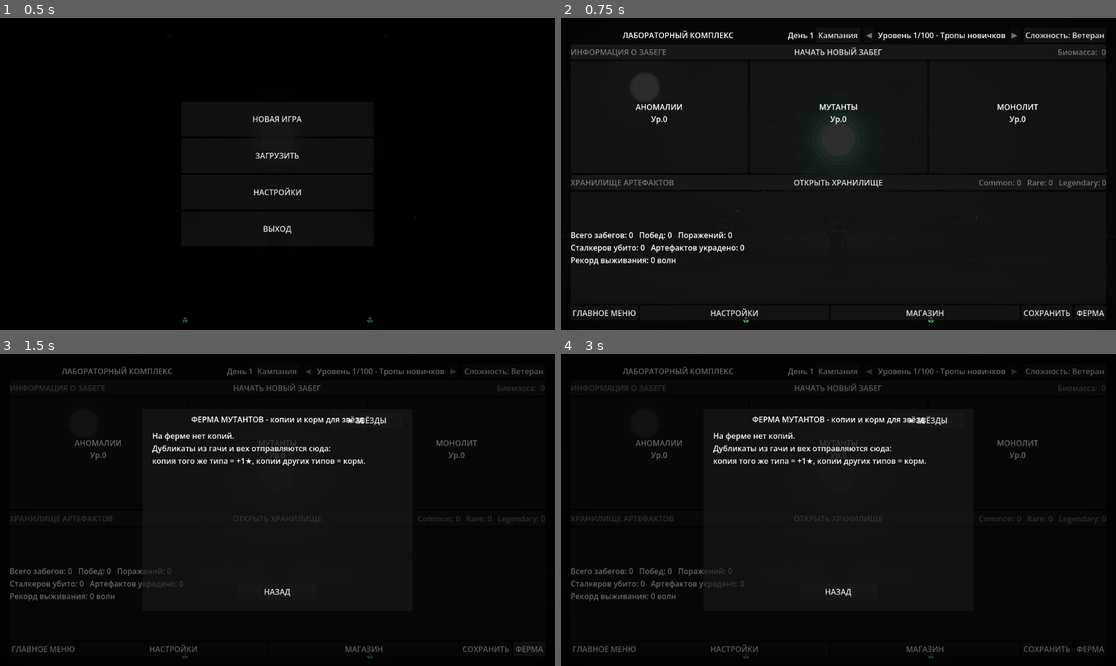
Above: before the commit, frames 1-4 (two rows, left to right).
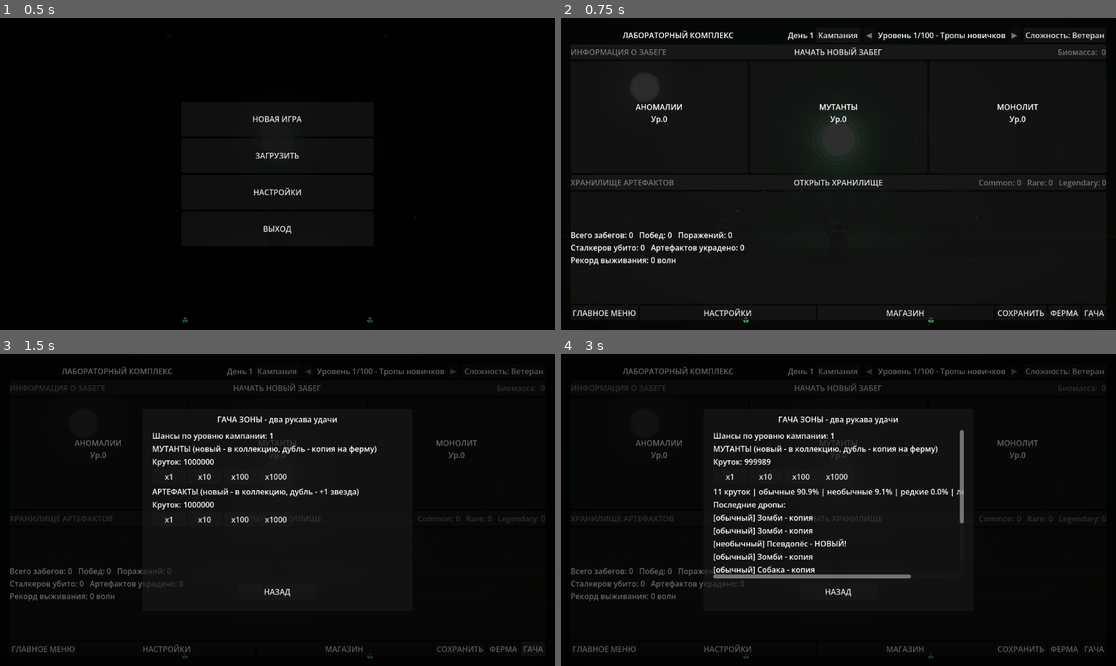
Above: after the commit, the same moments.

Repository: MisStiCc/StalkerRevert
Game: Godot game, scene res://scenes/ui/main_menu.tscn
Two runs of this game, one before a commit and one after it. Both use one fixed random seed, a clock stepped at 60 frames per second and the inputs below.
Inputs (mouse positions are in pixels of both pictures, inside the frame that each line leads up to):
- Up to frame 1 (0.5 s): no input
- Up to frame 2 (0.75 s): click "НОВАЯ ИГРА" at 0.5 s
- Up to frame 3 (1.5 s): click (532, 650) at 1.25 s, where only the run after the commit has a clickable "ГАЧА"
- Up to frame 4 (3 s): click (727, 475) at 2 s, where only the run after the commit has a clickable "x1"; click (766, 475) at 2.75 s, where only the run after the commit has a clickable "x10"

Frame 1 is identical in both runs. In frame 2, 0.5% of the frame differs, in the area x 25-98%, y 93-96%; in frame 3, 2.8%; in frame 4, 4.5%, in the area x 25-97%, y 19-96%.

Commit message:
feat: панель ГАЧА в лаборатории - по миллиону круток в обоих рукавах (dev-грант), спины x1/x10/x100/x1000, живая статистика шансов по редкостям; фикс: необычный тир мутантов не выпадал из гачи (roll_rarity без uncommon), доли uncommon артефактов уходят редким

Diff:
--- a/core/game_manager.gd
+++ b/core/game_manager.gd
@@ -126,6 +126,64 @@
 	print("Ферма: копия %s -> звезда %d/%d★" % [mutant_type, stars + 1, LabData.MAX_STARS])
 	save_to_active_slot()
 	return "ЗВЕЗДА! %s теперь %d/%d★" % [GachaData.display_name(mutant_type), stars + 1, LabData.MAX_STARS]
+
+
+# ==================== ГАЧА: КРУТКИ ====================
+
+## Батч-крутка гачи мутантов: новый -> коллекция, дубль -> копия на ферму.
+## Возвращает список {type, rarity, status}, status: new/dup
+func spin_mutant_gacha(times: int) -> Array:
+	var results: Array = []
+	if times <= 0 or not current_save_data or not current_save_data.lab_data:
+		return results
+	var lab = current_save_data.lab_data
+	times = mini(times, int(lab.gacha_rolls_mutants))
+	if times <= 0:
+		print("Гача: крутки мутантов закончились")
+		return results
+	var level := get_campaign_level()
+	for i in range(times):
+		var roll: Dictionary = GachaData.roll_mutant_gacha(level)
+		if lab.unlocked_mutants.has(roll["type"]):
+			lab.add_farm_copy(roll["type"])
+			roll["status"] = "dup"
+		else:
+			lab.unlocked_mutants.append(roll["type"])
+			roll["status"] = "new"
+		results.append(roll)
+	lab.gacha_rolls_mutants -= times
+	print("Гача мутантов: %d круток (ур. %d), осталось %d" % [times, level, lab.gacha_rolls_mutants])
+	save_to_active_slot()
+	return results
+
+
+## Батч-крутка гачи артефактов: новый -> коллекция, дубль -> +1 звезда.
+## status: new/star/dup_max
+func spin_artifact_gacha(times: int) -> Array:
+	var results: Array = []
+	if times <= 0 or not current_save_data or not current_save_data.lab_data:
+		return results
+	var lab = current_save_data.lab_data
+	times = mini(times, int(lab.gacha_rolls_artifacts))
+	if times <= 0:
+		print("Гача: крутки артефактов закончились")
+		return results
+	var level := get_campaign_level()
+	for i in range(times):
+		var roll: Dictionary = GachaData.roll_artifact_gacha(level)
+		if lab.won_artifacts.has(roll["type"]):
+			if lab.add_artifact_star(roll["type"]):
+				roll["status"] = "star"
+			else:
+				roll["status"] = "dup_max"
+		else:
+			lab.won_artifacts.append(roll["type"])
+			roll["status"] = "new"
+		results.append(roll)
+	lab.gacha_rolls_artifacts -= times
+	print("Гача артефактов: %d круток (ур. %d), осталось %d" % [times, level, lab.gacha_rolls_artifacts])
+	save_to_active_slot()
+	return results
 
 
 ## Скормить копию ДРУГОГО типа как корм: очки по редкости корма,
--- a/core/localization.gd
+++ b/core/localization.gd
@@ -117,6 +117,22 @@
 	"hud.reward_note": {"ru": "🎁 НАГРАДА: {text}", "en": "🎁 REWARD: {text}"},
 	"reward.gacha_mutant": {"ru": "Мутант: {name}", "en": "Mutant: {name}"},
 	"reward.gacha_artifact": {"ru": "Артефакт: {name}", "en": "Artifact: {name}"},
+	"gacha.title": {"ru": "ГАЧА ЗОНЫ - два рукава удачи", "en": "ZONE GACHA - two arms of luck"},
+	"gacha.rolls": {"ru": "Круток: {n}", "en": "Rolls: {n}"},
+	"gacha.mutants_header": {"ru": "МУТАНТЫ (новый - в коллекцию, дубль - копия на ферму)", "en": "MUTANTS (new - to collection, dup - farm copy)"},
+	"gacha.artifacts_header": {"ru": "АРТЕФАКТЫ (новый - в коллекцию, дубль - +1 звезда)", "en": "ARTIFACTS (new - to collection, dup - +1 star)"},
+	"gacha.level_used": {"ru": "Шансы по уровню кампании: {n}", "en": "Odds by campaign level: {n}"},
+	"gacha.stats": {"ru": "{n} круток | обычные {cp}% | необычные {up}% | редкие {rp}% | легендарки {lp}%", "en": "{n} rolls | common {cp}% | uncommon {up}% | rare {rp}% | legendary {lp}%"},
+	"gacha.stats_short": {"ru": "{n} круток | обычные {cp}% | редкие {rp}% | легендарки {lp}%", "en": "{n} rolls | common {cp}% | rare {rp}% | legendary {lp}%"},
+	"gacha.last_drops": {"ru": "Последние дропы:", "en": "Latest drops:"},
+	"gacha.no_rolls": {"ru": "Крутки закончились!", "en": "Out of rolls!"},
+	"rarity.common": {"ru": "обычный", "en": "common"},
+	"rarity.uncommon": {"ru": "необычный", "en": "uncommon"},
+	"rarity.rare": {"ru": "РЕДКИЙ", "en": "RARE"},
+	"rarity.legendary": {"ru": "ЛЕГЕНДАРНЫЙ", "en": "LEGENDARY"},
+	"gacha.new_mark": {"ru": "НОВЫЙ!", "en": "NEW!"},
+	"gacha.dup_mark": {"ru": "копия", "en": "copy"},
+	"gacha.star_mark": {"ru": "+1★", "en": "+1★"},
 	"result.artifacts": {"ru": "Собрано артефактов:", "en": "Artifacts collected:"},
 	"result.gacha_header": {"ru": "НАГРАДЫ ЗАБЕГА:", "en": "RUN REWARDS:"},
 	"hud.event_incoming": {"ru": "⚠ СОБЫТИЕ: {title}", "en": "⚠ EVENT: {title}"},
--- a/data/gacha_data.gd
+++ b/data/gacha_data.gd
@@ -188,12 +188,15 @@
 
 
 static func rarity_weights(level: int) -> Dictionary:
-	# Легендарки: ~4% на старте, до 10% к концу кампании
+	# Легендарки: ~4% на старте, до 12% к концу кампании.
+	# Необычный тир обязателен - без него снорк/псевдопёс/полтергейст
+	# не выпадают из гачи вовсе (баг, найденный прогоном 10000 круток)
 	var legendary := minf(4.0 + float(level) * 0.06, 12.0)
-	var rare := 20.0 + float(level) * 0.1
-	if rare > 35.0: rare = 35.0
+	var rare := minf(20.0 + float(level) * 0.1, 35.0)
+	var uncommon := minf(15.0 + float(level) * 0.1, 25.0)
 	return {
-		"common": 100.0 - legendary - rare,
+		"common": 100.0 - legendary - rare - uncommon,
+		"uncommon": uncommon,
 		"rare": rare,
 		"legendary": legendary,
 	}
@@ -213,7 +216,10 @@
 
 static func roll_rarity(level: int) -> String:
 	var w := rarity_weights(level)
-	return _pick_weighted([["common", w["common"]], ["rare", w["rare"]], ["legendary", w["legendary"]]])
+	var pool := []
+	for key in w:
+		pool.append([key, w[key]])
+	return _pick_weighted(pool)
 
 
 static func roll_mutant_gacha(level: int) -> Dictionary:
@@ -229,7 +235,9 @@
 
 
 static func roll_artifact_gacha(level: int) -> Dictionary:
-	var rarity := roll_rarity(level)
+	var w := rarity_weights(level)
+	# У артефактов нет необычного тира: его доля уходит редким
+	var rarity := _pick_weighted([["common", w["common"]], ["rare", w["rare"] + w["uncommon"]], ["legendary", w["legendary"]]])
 	var types: Array = ARTIFACT_POOL[rarity]
 	var type: String = types[randi() % types.size()]
 	var bonus: Array = ARTIFACT_BONUS[rarity]
--- a/data/lab_data.gd
+++ b/data/lab_data.gd
@@ -48,6 +48,11 @@
 
 # Накопленные очки корма к следующей звезде (тип -> очки)
 @export var mutant_star_progress: Dictionary = {}
+
+# КРУТКИ ГАЧИ. DEV: по запросу игрока выдан миллион на обе гачи для
+# просмотра шансов - для релиза вернуть 0.
+@export var gacha_rolls_mutants: int = 1000000
+@export var gacha_rolls_artifacts: int = 1000000
 
 # Хранилище артефактов
 @export var artifacts_common: Array[Dictionary] = []
--- a/ui/lab/lab_controller.gd
+++ b/ui/lab/lab_controller.gd
@@ -77,6 +77,7 @@
 	_refresh_campaign_ui()
 	_build_star_ui()
 	_build_farm_ui()
+	_build_gacha_ui()
 	_build_language_button()
 	Loc.changed.connect(_apply_static_texts)
 	_show_last_run_result()
@@ -1030,3 +1031,199 @@
 func _on_language_pressed():
 	_play_click_sound()
 	Loc.toggle()
+
+
+# ==================== ГАЧА ====================
+
+var gacha_panel: Control
+var gacha_list: VBoxContainer
+# Сессионная статистика шансов: [всего, common, uncommon, rare, legendary]
+var _mutant_spin_stats: Array = [0, 0, 0, 0, 0]
+var _artifact_spin_stats: Array = [0, 0, 0, 0, 0]
+# Последние дропы для показа
+var _mutant_last_drops: Array[String] = []
+var _artifact_last_drops: Array[String] = []
+
+
+func _build_gacha_ui():
+	"""Кнопка ГАЧА в нижнем ряду + панель круток со статистикой шансов"""
+	var bottom: HBoxContainer = get_node_or_null("VBox/BottomButtons")
+	if bottom:
+		var gacha_btn := Button.new()
+		gacha_btn.name = "GachaButton"
+		gacha_btn.text = "ГАЧА"
+		gacha_btn.pressed.connect(_on_gacha_pressed)
+		gacha_btn.mouse_entered.connect(_play_hover_sound)
+		bottom.add_child(gacha_btn)
+
+	gacha_panel = Control.new()
+	gacha_panel.name = "GachaPanel"
+	gacha_panel.set_anchors_preset(Control.PRESET_FULL_RECT)
+	gacha_panel.mouse_filter = Control.MOUSE_FILTER_STOP
+	gacha_panel.visible = false
+	add_child(gacha_panel)
+
+	var shade := ColorRect.new()
+	shade.set_anchors_preset(Control.PRESET_FULL_RECT)
+	shade.color = Color(0, 0, 0, 0.6)
+	gacha_panel.add_child(shade)
+
+	var panel := Panel.new()
+	panel.anchor_left = 0.5
+	panel.anchor_top = 0.5
+	panel.anchor_right = 0.5
+	panel.anchor_bottom = 0.5
+	panel.offset_left = -280.0
+	panel.offset_top = -210.0
+	panel.offset_right = 280.0
+	panel.offset_bottom = 210.0
+	gacha_panel.add_child(panel)
+
+	var title := Label.new()
+	title.text = Loc.t("gacha.title")
+	title.position = Vector2(0, 10)
+	title.size = Vector2(560, 25)
+	title.horizontal_alignment = HORIZONTAL_ALIGNMENT_CENTER
+	panel.add_child(title)
+
+	var scroll := ScrollContainer.new()
+	scroll.position = Vector2(20, 44)
+	scroll.size = Vector2(520, 308)
+	panel.add_child(scroll)
+
+	gacha_list = VBoxContainer.new()
+	gacha_list.size_flags_horizontal = Control.SIZE_EXPAND_FILL
+	gacha_list.add_theme_constant_override("separation", 4)
+	scroll.add_child(gacha_list)
+
+	var close_btn := Button.new()
+	close_btn.text = Loc.t("lab.back")
+	close_btn.position = Vector2(200, 362)
+	close_btn.size = Vector2(160, 35)
+	close_btn.pressed.connect(_on_gacha_close_pressed)
+	close_btn.mouse_entered.connect(_play_hover_sound)
+	panel.add_child(close_btn)
+
+
+func _on_gacha_pressed():
+	_play_click_sound()
+	shop_panel.visible = false
+	farm_panel.visible = false
+	star_panel.visible = false
+	gacha_panel.visible = true
+	_rebuild_gacha_panel()
+
+
+func _on_gacha_close_pressed():
+	_play_click_sound()
+	gacha_panel.visible = false
+
+
+func _gacha_spin_buttons(kind: String) -> Control:
+	"""Ряд кнопок круток x1/x10/x100/x1000"""
+	var row := HBoxContainer.new()
+	for times in [1, 10, 100, 1000]:
+		var btn := Button.new()
+		btn.text = "x%d" % times
+		btn.custom_minimum_size = Vector2(70, 30)
+		btn.pressed.connect(_on_gacha_spin.bind(kind, times))
+		btn.mouse_entered.connect(_play_hover_sound)
+		row.add_child(btn)
+	return row
+
+
+func _on_gacha_spin(kind: String, times: int):
+	_play_click_sound()
+	var results: Array = []
+	if kind == "mutants":
+		results = game_manager.spin_mutant_gacha(times)
+		for r in results:
+			_mutant_spin_stats[0] += 1
+			var idx: int = {"common": 1, "uncommon": 2, "rare": 3, "legendary": 4}.get(str(r.get("rarity")), 1)
+			_mutant_spin_stats[idx] += 1
+			_mutant_last_drops.push_front(_format_drop(r))
+			while _mutant_last_drops.size() > 8:
+				_mutant_last_drops.pop_back()
+	else:
+		results = game_manager.spin_artifact_gacha(times)
+		for r in results:
+			_artifact_spin_stats[0] += 1
+			var idx: int = {"common": 1, "uncommon": 2, "rare": 3, "legendary": 4}.get(str(r.get("rarity")), 1)
+			_artifact_spin_stats[idx] += 1
+			_artifact_last_drops.push_front(_format_drop(r))
+			while _artifact_last_drops.size() > 8:
+				_artifact_last_drops.pop_back()
+	if results.is_empty():
+		_show_message(Loc.t("gacha.no_rolls"), 1.5)
+	_rebuild_gacha_panel()
+	_refresh_ui()
+
+
+func _format_drop(r: Dictionary) -> String:
+	var rarity: String = str(r.get("rarity", "common"))
+	var line: String = "[%s] %s" % [Loc.t("rarity." + rarity), Loc.type_name(str(r.get("type")))]
+	match str(r.get("status", "")):
+		"new":
+			line += " - " + Loc.t("gacha.new_mark")
+		"dup":
+			line += " - " + Loc.t("gacha.dup_mark")
+		"star":
+			line += " - " + Loc.t("gacha.star_mark")
+	return line
+
+
+func _gacha_stats_line(stats: Array, has_uncommon: bool) -> String:
+	var total: int = stats[0]
+	if total <= 0:
+		return ""
+	var pct := func(n: int) -> String:
+		return "%.1f" % (100.0 * float(n) / float(total))
+	if has_uncommon:
+		return Loc.t("gacha.stats", {"n": total, "cp": pct.call(stats[1]), "up": pct.call(stats[2]), "rp": pct.call(stats[3]), "lp": pct.call(stats[4])})
+	return Loc.t("gacha.stats_short", {"n": total, "cp": pct.call(stats[1]), "rp": pct.call(stats[3]), "lp": pct.call(stats[4])})
+
+
+func _rebuild_gacha_panel():
+	"""Два рукава гачи: крутки, кнопки, статистика шансов, последние дропы"""
+	for child in gacha_list.get_children():
+		child.queue_free()
+	if not lab_data or not game_manager:
+		return
+
+	var level_line := Label.new()
+	level_line.text = Loc.t("gacha.level_used", {"n": game_manager.get_campaign_level()})
+	gacha_list.add_child(level_line)
+
+	# === МУТАНТЫ ===
+	gacha_list.add_child(_make_star_section(Loc.t("gacha.mutants_header")))
+	var mut_rolls := Label.new()
+	mut_rolls.text = Loc.t("gacha.rolls", {"n": lab_data.gacha_rolls_mutants})
+	gacha_list.add_child(mut_rolls)
+	gacha_list.add_child(_gacha_spin_buttons("mutants"))
+	var mut_stats := Label.new()
+	mut_stats.text = _gacha_stats_line(_mutant_spin_stats, true)
+	if not mut_stats.text.is_empty():
+		gacha_list.add_child(mut_stats)
+	if not _mutant_last_drops.is_empty():
+		gacha_list.add_child(_make_star_section(Loc.t("gacha.last_drops")))
+		for line in _mutant_last_drops:
+			var drop := Label.new()
+			drop.text = line
+			gacha_list.add_child(drop)
+
+	# === АРТЕФАКТЫ ===
+	gacha_list.add_child(_make_star_section(Loc.t("gacha.artifacts_header")))
+	var art_rolls := Label.new()
+	art_rolls.text = Loc.t("gacha.rolls", {"n": lab_data.gacha_rolls_artifacts})
+	gacha_list.add_child(art_rolls)
+	gacha_list.add_child(_gacha_spin_buttons("artifacts"))
+	var art_stats := Label.new()
+	art_stats.text = _gacha_stats_line(_artifact_spin_stats, false)
+	if not art_stats.text.is_empty():
+		gacha_list.add_child(art_stats)
+	if not _artifact_last_drops.is_empty():
+		gacha_list.add_child(_make_star_section(Loc.t("gacha.last_drops")))
+		for line in _artifact_last_drops:
+			var drop2 := Label.new()
+			drop2.text = line
+			gacha_list.add_child(drop2)
